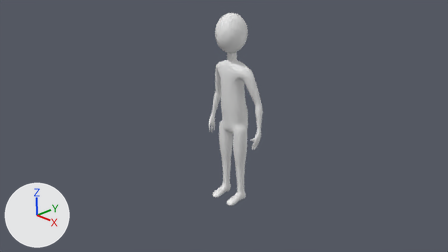
The Blender file 01/Assets/models/keke/keke01.blend: old version first, new version second.
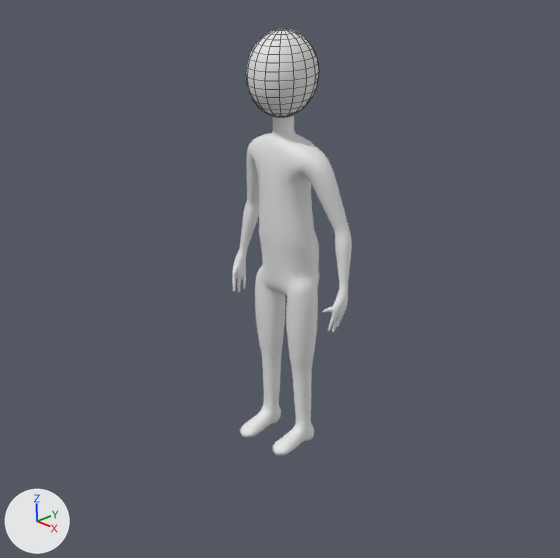
Each version appears first from the file's camera 'Camera', and next in a close-up on the part from 23% to 80% of the width and 0% to 100% of the height. The axes (+X, +Y, +Z) are drawn at lower left. The lights are the same throughout. The close-ups show mesh edges as thin lines.

The first close-up shows 'arms', 'body', 'head', 'legs'.
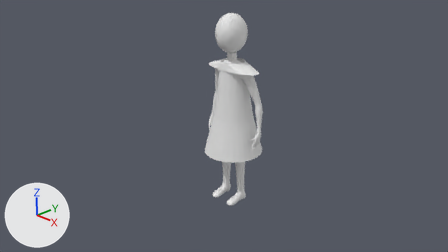
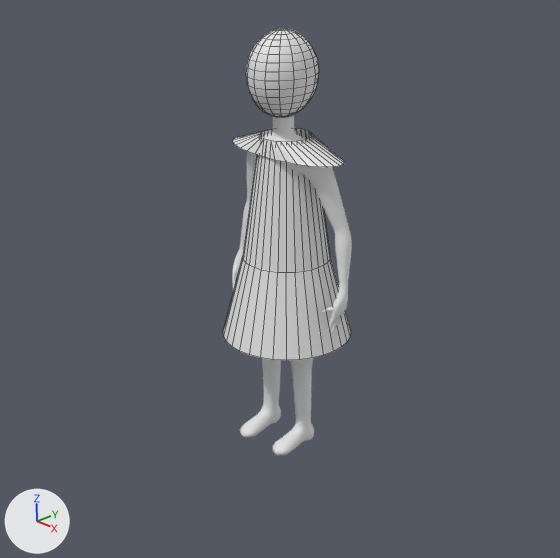
Changed parts and their boxes (x1, y1, x2, y2) in the close-ups (560 x 558 px):
'dress', added
    after: (223, 128, 351, 360)
'body', unchanged, covered by the edit
    before: (251, 115, 320, 296)
    after: (251, 115, 306, 176)

Diff of the bpy script that builds the scene:
```diff
--- a/01/Assets/models/keke/keke01.blend.py
+++ b/01/Assets/models/keke/keke01.blend.py
@@ me_cylinder @@
+me_cylinder.from_pydata(...)  # 128 vertices, 98 faces; spans x -0.68..0.68, y -0.63..0.63, z -1.0..1.0
@@ ob_dress @@
+ob_dress = bpy.data.objects.new('dress', me_cylinder)
+ob_dress.location = (0.0, -0.02, 2.16)
```
